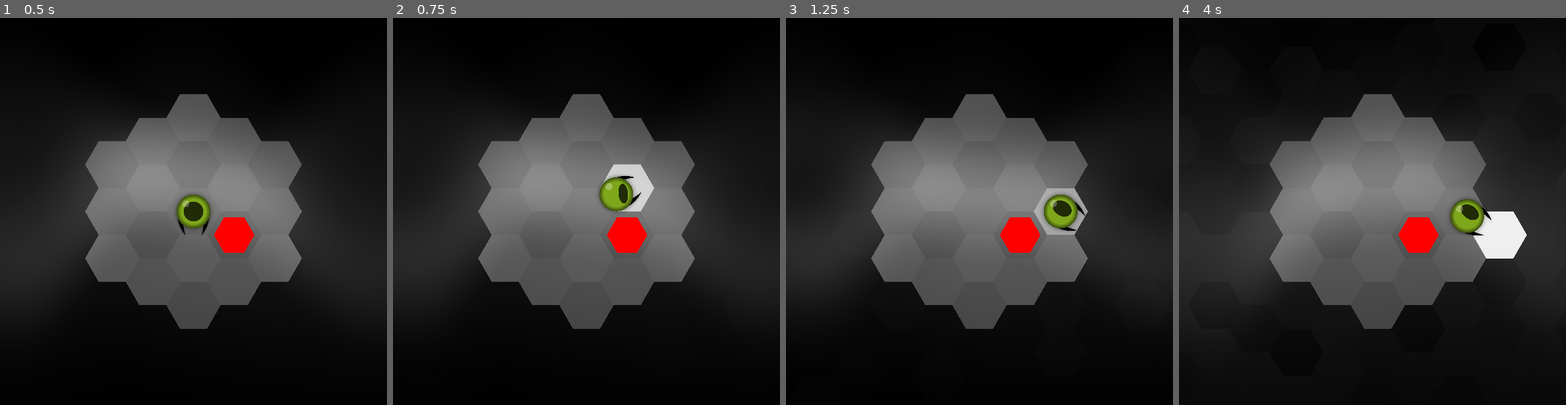
Above: before the commit, frames 1-4 (left to right).
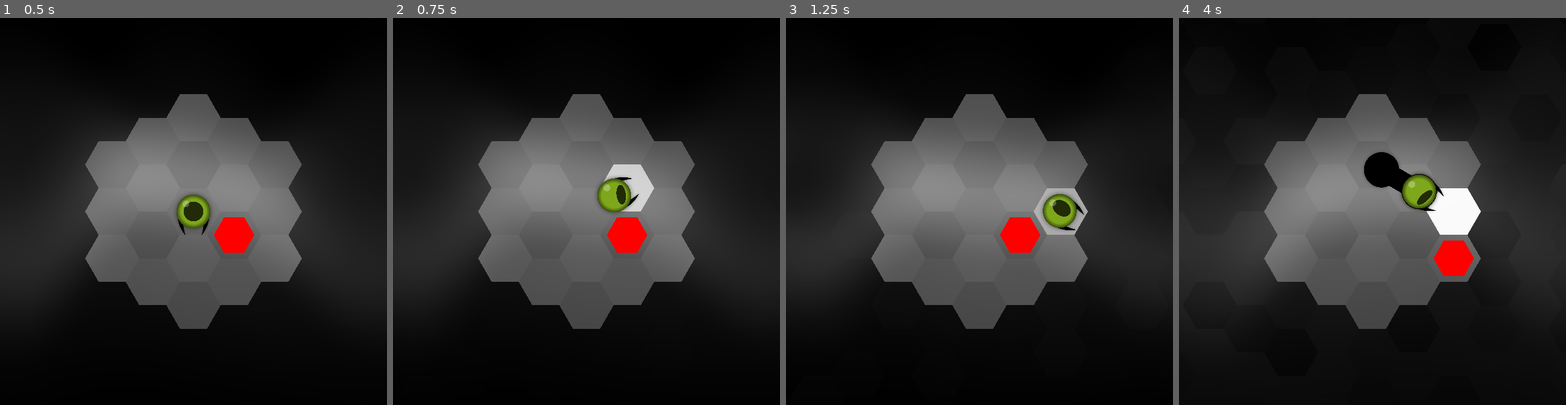
Above: after the commit, the same moments.

Repository: redpebble/sneksagon
Game: Godot game, scene res://scenes/map.tscn
Two runs of this game, one before a commit and one after it. Both use one fixed random seed, a clock stepped at 60 frames per second and the inputs below. Sound files missing from this copy of the repository are replaced by a short silence.
Inputs (mouse positions are in pixels of both pictures, inside the frame that each line leads up to):
- Up to frame 1 (0.5 s): no input
- Up to frame 2 (0.75 s): tap Enter at 0.5 s; move the mouse to (671, 192) at 0.52 s; press the mouse at (671, 192) at 0.53 s; hold D (down_right) from 0.53 s (still down)
- Up to frame 3 (1.25 s): keep holding D (down_right)
- Up to frame 4 (4 s): move the mouse to (1295, 230) at 1.27 s; release D (down_right) at 1.28 s; release the mouse at (1295, 230) at 1.28 s; hold S (down) 1.28-2.03 s; click (1295, 230) at 1.35 s; move the mouse to (1411, 126) at 2.02 s; press the mouse at (1411, 126) at 2.03 s; hold D (down_right) 2.03-2.78 s; move the mouse to (1353, 288) at 2.77 s; release the mouse at (1353, 288) at 2.78 s; hold W (up) 2.78-3.53 s; click (1353, 288) at 2.85 s; move the mouse to (1488, 269) at 3.52 s; press the mouse at (1488, 269) at 3.53 s; hold A (down_left) from 3.53 s (still down)

Frame 1 is identical in both runs. In frame 2, 0.4% of the frame differs, in the area x 52-65%, y 40-51%; in frame 3, less than 0.1%; in frame 4, 7.2%, in the area x 22-90%, y 19-81%.

Commit message:
Half-working iteration
Try adding a buffer?

Diff:
--- a/project.godot
+++ b/project.godot
@@ -18,7 +18,7 @@
 
 [autoload]
 
-MapManager="*res://scenes/singleton/map_manager.gd"
+MapManager="*res://scenes/singleton/MapManager.tscn"
 Highlighter="*res://scenes/singleton/highlighter.tscn"
 GameManager="*res://scenes/singleton/game_manager.tscn"
 
--- a/scenes/hex/apple_hex.gd
+++ b/scenes/hex/apple_hex.gd
@@ -1,14 +1,14 @@
 class_name AppleHex
 extends ObjectHex
 
-signal just_collected
+signal just_collected(this_apple)
 
 @onready var eat_sfx = $EatSFX
 var collected := false : set = set_collected
 
 func eat() -> void:
 	collected = true
-	just_collected.emit()
+	just_collected.emit(self)
 	eat_sfx.play_random()
 	await eat_sfx.finished
 	queue_free()
--- a/scenes/hex/input_parser.gd
+++ b/scenes/hex/input_parser.gd
@@ -5,12 +5,16 @@
 enum input_types {MOUSE, KEYBOARD, CONTROLLER}
 @export var input_type := input_types.MOUSE
 
+var move_timeout : SceneTreeTimer = null
 var key_input_queue : Array[String] = []
 
 func _process(_delta: float) -> void:
 	update_key_input_queue()
 	if Input.is_action_pressed("move"):
-		move_action_pressed.emit()
+		if move_timeout == null or move_timeout.time_left == 0:
+			move_action_pressed.emit()
+			move_timeout = get_tree().create_timer(0.01)
+
 
 func update_key_input_queue():
 	for i in MapManager.directions.keys():
--- a/scenes/hex/object_hex.gd
+++ b/scenes/hex/object_hex.gd
@@ -13,20 +13,20 @@
 	z_index = 10
 	super()
 
-func move(to_coords : Vector2, duration := 0.3) -> Tween:
-	if move_tween:
-		move_tween.kill()
+func move(to_coords : Vector2, duration := 0.3) -> bool:
+	if to_coords == grid_coords:
+		return false
 
-	last_coords = grid_coords
-	# do not "move" if position would not change
-	if to_coords == last_coords:
-		return null
+	#if move_tween:
+		#move_tween.kill()
 	move_tween = create_tween().set_ease(Tween.EASE_OUT).set_trans(Tween.TRANS_SINE)
 	move_tween.tween_property(self, "global_position", MapManager.get_hex_world_position(to_coords), duration)
 
-	moved.emit(self, last_coords, to_coords)
+	last_coords = grid_coords
 	grid_coords = to_coords
-	return move_tween
+	moved.emit(self, last_coords, grid_coords)
+	print("moved")
+	return true
 
 func bump(to_coords : Vector2, amount : float, duration : float):
 	var initial_pos = MapManager.get_hex_world_position(grid_coords)
--- a/scenes/singleton/MapManager.tscn
+++ b/scenes/singleton/MapManager.tscn
@@ -1,6 +1,11 @@
-[gd_scene load_steps=2 format=3 uid="uid://cocnmugmr5pd0"]
+[gd_scene load_steps=3 format=3 uid="uid://cocnmugmr5pd0"]
 
 [ext_resource type="Script" uid="uid://m1k3teg1f01l" path="res://scenes/singleton/map_manager.gd" id="1_j4mo1"]
+[ext_resource type="Script" uid="uid://bdnfwcb010f5b" path="res://scenes/singleton/action_queue.gd" id="2_aevwq"]
 
 [node name="MapManager" type="Node"]
+process_priority = -1
 script = ExtResource("1_j4mo1")
+
+[node name="ActionQueue" type="Node" parent="."]
+script = ExtResource("2_aevwq")
--- /dev/null
+++ b/scenes/singleton/action_queue.gd
@@ -0,0 +1,32 @@
+class_name ActionQueue
+extends Node
+
+var priority_queue : Dictionary[int, Array] = {
+	1: [], # Deletions
+	2: [], # Movement
+	3: [], # Segment Creations
+	4: []  # Other Creations
+}
+
+func execute_queue():
+	#print(priority_queue)
+	for action_list : Array in priority_queue.values():
+		if action_list.is_empty():
+			continue
+		for i in action_list:
+			var action : Callable = action_list.pop_front()
+			var args : Array = action.get_bound_arguments()
+			action.get_object().callv(action.get_method(), args)
+			print("Executed " + str(action) + " | Arguments: " + str(args))
+
+func queue(action : Callable, priority : int):
+	priority_queue[priority].append(action)
+	print("Queue ++   ", priority_queue)
+
+func is_empty() -> bool:
+	var is_empty = true
+	for action_list : Array in priority_queue.values():
+		if not action_list.is_empty():
+			is_empty = false
+			break
+	return is_empty
--- a/scenes/singleton/map_manager.gd
+++ b/scenes/singleton/map_manager.gd
@@ -4,6 +4,8 @@
 
 const HEX_COL_RATIO = 0.75
 const HEX_ROW_RATIO = 0.866
+
+@onready var action_queue := $ActionQueue
 
 var map_node : Node2D = null
 var wave_timer : SceneTreeTimer = null
@@ -33,6 +35,11 @@
 	TILES,
 	ENTITIES
 }
+
+func _process(_delta: float) -> void:
+	if not action_queue.is_empty():
+		action_queue.execute_queue()
+		#print("-----")
 
 func set_hex_scale(_hex_scale):
 	hex_scale = _hex_scale
@@ -79,6 +86,7 @@
 			record_entity(hex_instance, coords)
 
 	map_node.call_deferred("add_child", hex_instance)
+
 	return hex_instance
 
 func clear() -> void:
@@ -127,7 +135,7 @@
 
 func get_random_empty_cell():
 	var open_cells : Dictionary = valid_coords.duplicate()
-	for i in entities:
+	for i in entities.keys():
 		open_cells.erase(i)
 	if open_cells:
 		var rand_idx = randi() % open_cells.size()
@@ -145,6 +153,7 @@
 		var apple_inst : AppleHex = apple_scene.instantiate()
 		apple_inst.just_collected.connect(_on_apple_just_collected)
 		create_hex(apple_inst, empty_cell, MapManager.Layers.ENTITIES, Color.RED)
+		print("apple spawned at ", empty_cell)
 	else:
 		push_warning("No empty cells. Apple not spawned.")
 
@@ -153,8 +162,9 @@
 		return
 	create_hex(block_scene.instantiate(), at_coords, MapManager.Layers.ENTITIES, Color.BLUE)
 
-func _on_apple_just_collected() -> void:
-	spawn_apple()
+func _on_apple_just_collected(apple : AppleHex) -> void:
+	erase_entity(apple)
+	action_queue.queue(spawn_apple, 4)
 
 func scale_to_hex_width(node: Node2D, input_width : float):
 	if input_width == 0.0:
--- a/scenes/snake.gd
+++ b/scenes/snake.gd
@@ -60,8 +60,8 @@
 			else:
 				# snap to intended move direction
 				var coords_direction = global_position.direction_to(coords_pos)
-				var angle_difference = coords_direction.dot(proxy_direction)
-				var snap_weight = ease(remap(angle_difference, 0.7, 1.0, 0.0, 1.0), 1.4)
+				var angle_diff = coords_direction.dot(proxy_direction)
+				var snap_weight = ease(remap(angle_diff, 0.7, 1.0, 0.0, 1.0), 1.4)
 				proxy_direction = proxy_direction.slerp(coords_direction, snap_weight)
 
 			var proxy_offset = proxy_direction * proxy_distance
@@ -90,7 +90,6 @@
 func move() -> void:
 	if is_moving():
 		return
-
 	var to_coords = MapManager.get_adjacent_hex_coords(head.grid_coords, move_vector)
 	var collision_flags = handle_collisions(to_coords)
 
@@ -100,9 +99,11 @@
 	# NORMAL MOVEMENT
 	else:
 		move_sfx.play_random()
-		head.propagate(head.move.bind(to_coords, move_interval))
-		if automatic_movement:
-			move_timer.start(move_interval)
+		var move_action = head.propagate.bind(head.move.bind(to_coords, move_interval))
+		MapManager.action_queue.queue(move_action, 2)
+
+	if automatic_movement:
+		move_timer.start(move_interval * 2)
 
 	var dest_position = MapManager.get_hex_world_position(to_coords)
 	var move_direction = global_position.direction_to(dest_position)
@@ -158,7 +159,7 @@
 		hex_direction = move_vector
 	return hex_direction
 
-## Executes specific logic per entity type and then
+## Executes specific logic per entity type and
 ## returns collision flags: [hit_wall, bump]
 func handle_collisions(to_coords : Vector2) -> Array:
 	var hit_wall := false
@@ -171,7 +172,7 @@
 		bump = true
 	elif entities_at_coords:
 		for e in entities_at_coords:
-			var is_body_part = e is SnakeHex && e != get_tail() and get_length() > 2
+			var is_body_part = e is SnakeHex and e != get_tail()
 			var is_obstacle = is_body_part or e is BlockHex
 			var is_collectable = e is AppleHex and not e.collected
 
@@ -180,10 +181,10 @@
 				detach_at(e)
 
 			if is_collectable:
+				MapManager.action_queue.queue(e.eat, 1)
+				MapManager.action_queue.queue(extend, 3)
 				head.propagate(head.swell.bind(1.15, 0.3), 0.15)
-				e.eat()
 				fangs.close()
-				extend()
 
 			if is_obstacle:
 				bump = true
@@ -214,7 +215,10 @@
 
 ## Creates the base segment of a snake at the given coordinates.
 func make_head(hex_coords : Vector2) -> void:
-	head = MapManager.create_hex(snake_hex_scene.instantiate(), hex_coords, MapManager.Layers.ENTITIES, color.lightened(0.15))
+	var s = snake_hex_scene.instantiate()
+	var c = hex_coords
+	var l = MapManager.Layers.ENTITIES
+	head = MapManager.create_hex(s, c, l, color.lightened(0.15))
 	head.set_shape_state(0)
 	if automatic_movement:
 		move_timer.start(move_interval)
@@ -223,10 +227,14 @@
 func extend() -> void:
 	var tail := get_tail()
 	if tail:
-		var new_hex : SnakeHex = MapManager.create_hex(snake_hex_scene.instantiate(), tail.grid_coords, MapManager.Layers.ENTITIES, color)
+		var s = snake_hex_scene.instantiate()
+		var c = tail.grid_coords
+		var l = MapManager.Layers.ENTITIES
+		var new_hex : SnakeHex = MapManager.create_hex(s, c, l, color)
 		new_hex.set_shape_state(2)
 		tail.next_segment = new_hex
 		new_hex.prev_segment = tail
+		print("extended")
 
 ## Detaches the given segment and all that follow it.
 func detach_at(segment : SnakeHex):
Not shown, added: scenes/singleton/action_queue.gd.uid
